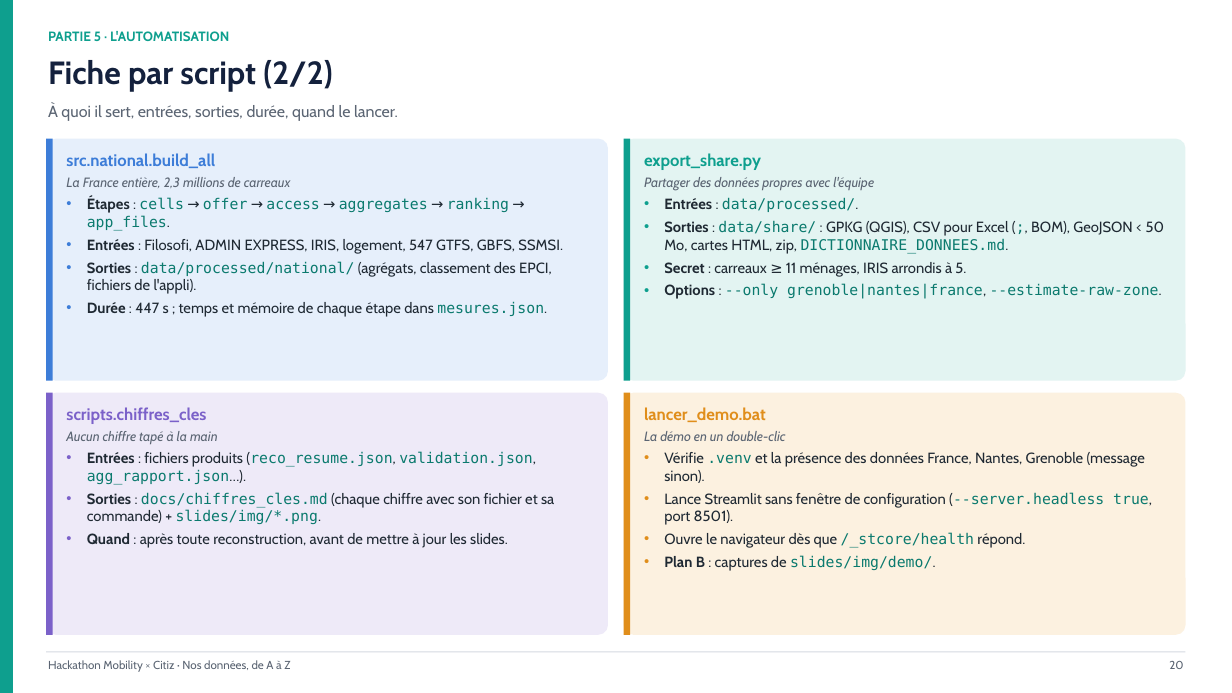
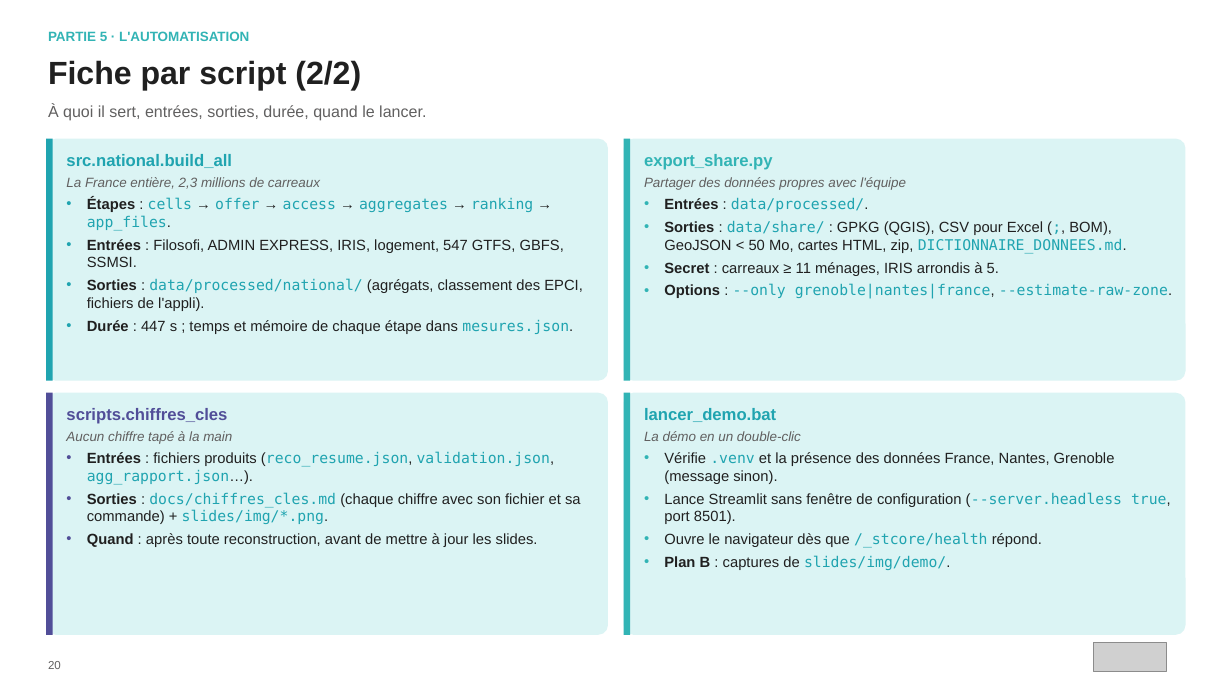
Before and after one commit to hillzeealex/hackathon-mobility-citiz, a slide deck: slide 20 of slides/DONNEES_ET_AUTOMATISATION.pptx. Drawn at 1232x693 pixels with LibreOffice and Linux fonts; fonts in the diff are those of the drawing; grey boxes stand for pictures. Boxes give left, top, right and bottom in pixels: in the first picture for what was removed or moved away, otherwise in the second. Text is boxed around its words. In the diff, an @@ line names an element or a change of style, - is before the commit and + after.

Commit message:
Slides : chiffres officiels de Fabric, sans délinquance ; deck données aux couleurs de Citiz (#38)

```diff
--- a/slides/DONNEES_ET_AUTOMATISATION.pptx
+++ b/slides/DONNEES_ET_AUTOMATISATION.pptx
@@ rectangle removed at [0, 0, 13, 693] @@
@@ text "PARTIE 5 · L'AUTOMATISATION" at [48, 30, 249, 44]: font Cabin to Arial, text colour #0E9F8E to #32B4B5 @@
@@ text "Fiche par script (2/2)" at [48, 60, 361, 91]: font Cabin to Arial, text colour #14213D to #202020 @@
@@ text "À quoi il sert, entrées, ..." at [48, 104, 426, 121]: font Cabin to Arial, text colour #5B6573 to #616060 @@
@@ rounded rectangle at [46, 139, 608, 381]: fill #E6EFFB to #DBF4F4 @@
@@ rectangle at [46, 139, 53, 381]: fill #3D7DD8 to #20A4B0 @@
@@ text "src.national.build_all" at [66, 154, 583, 334]: font Cabin to Arial in "src.national.build_all", "La France entière, 2,3 millions de carreaux", "Étapes : → → → → → ...", "Entrées : Filosofi, ADMIN EXPRESS, IRIS, logement, ..." and 2 more places; text colour #3D7DD8 to #20A4B0 in "src.national.build_all"; text colour #5B6573 to #616060 in "La France entière, 2,3 millions de carreaux"; text colour #1F2933 to #202020 in "Étapes : → → → → → ...", "Entrées : Filosofi, ADMIN EXPRESS, IRIS, logement, ...", "Sorties : (agrégats, classement des EPCI, fichiers ...", "Durée : 447 s ; temps et ..."; text colour #0B7A6E to #20A4B0 in "cells offer access aggregates ranking app_files.", "data/processed/national/", "mesures.json."; bullet colour #3D7DD8 to #20A4B0 @@
@@ rounded rectangle at [624, 139, 1186, 381]: fill #E3F4F2 to #DBF4F4 @@
@@ rectangle at [624, 139, 630, 381]: fill #0E9F8E to #32B4B5 @@
@@ text "export_share.py" at [644, 154, 1172, 299]: font Cabin to Arial in "export_share.py", "Partager des données propres avec l'équipe", "Entrées : data/processed/.", "Sorties : : GPKG (QGIS), CSV pour ..." and 2 more places; text colour #0E9F8E to #32B4B5 in "export_share.py"; text colour #5B6573 to #616060 in "Partager des données propres avec l'équipe"; text colour #1F2933 to #202020 in "Entrées : data/processed/.", "Sorties : : GPKG (QGIS), CSV pour ...", "Secret : carreaux ≥ 11 ménages, IRIS ...", "Options : grenoble|nantes|france, --estimate-raw-zone."; text colour #0B7A6E to #20A4B0 in "data/processed/.", "data/share/ (;, DICTIONNAIRE_DONNEES.md.", "--only grenoble|nantes|france, --estimate-raw-zone."; bullet colour #0E9F8E to #32B4B5 @@
@@ rounded rectangle at [46, 393, 608, 635]: fill #EEEAF8 to #DBF4F4 @@
@@ rectangle at [46, 393, 53, 635]: fill #7B61C9 to #514E98 @@
@@ text "scripts.chiffres_cles" at [66, 408, 581, 547]: font Cabin to Arial in "scripts.chiffres_cles", "Aucun chiffre tapé à la main", "Entrées : fichiers produits (reco_resume.json, validation.js ...", "Sorties : (chaque chiffre avec son fichier ..." and 1 more places; text colour #7B61C9 to #514E98 in "scripts.chiffres_cles"; text colour #5B6573 to #616060 in "Aucun chiffre tapé à la main"; text colour #1F2933 to #202020 in "Entrées : fichiers produits (reco_resume.json, validation.js ...", "Sorties : (chaque chiffre avec son fichier ...", "Quand : après toute reconstruction, avant de ..."; text colour #0B7A6E to #20A4B0 in "(reco_resume.json, validation.json, agg_rapport.json…).", "docs/chiffres_cles.md slides/img/*.png."; bullet colour #7B61C9 to #514E98 @@
@@ rounded rectangle at [624, 393, 1186, 635]: fill #FCF1E0 to #DBF4F4 @@
@@ rectangle at [624, 393, 630, 635]: fill #E08E1B to #32B4B5 @@
@@ text "lancer_demo.bat" at [644, 408, 1171, 570]: font Cabin to Arial in "lancer_demo.bat", "La démo en un double-clic", "Vérifie et la présence des données France, ...", "Lance Streamlit sans fenêtre de configuration (--server.head ..." and 2 more places; text colour #E08E1B to #20A4B0 in "lancer_demo.bat"; text colour #5B6573 to #616060 in "La démo en un double-clic"; text colour #1F2933 to #202020 in "Vérifie et la présence des données France, ...", "Lance Streamlit sans fenêtre de configuration (--server.head ...", "Ouvre le navigateur dès que répond.", "Plan B : captures de slides/img/demo/."; text colour #0B7A6E to #20A4B0 in ".venv", "(--server.headless true,", "/_stcore/health", "slides/img/demo/."; bullet colour #E08E1B to #32B4B5 @@
@@ text "20": place and size @@
-text "20" at [1169, 661, 1183, 669]
+text "20" at [48, 661, 61, 669]
@@ text "20" at [48, 661, 61, 669]: font Cabin to Arial, text colour #5B6573 to #616060; alignment right to left @@
@@ rectangle removed at [46, 652, 1186, 653] @@
@@ picture added at [1093, 642, 1166, 672] @@
@@ text removed at [48, 660, 290, 672] @@
-Hackathon Mobility × Citiz · Nos données, de A à Z
```
Also in this commit, not shown: 29 other slides changed, 1 other file.
